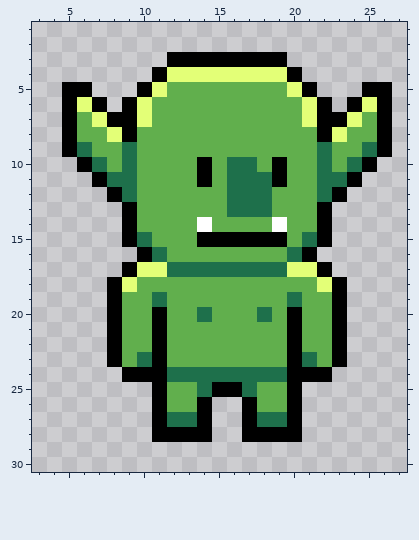
File history of a pixel-art sprite, Goblin King/Assets/Resources/Art/Goblin.png. The picture above is the old version.
The file is 32x32 pixels. Shown: x 3..27, y 1..30.
Now the later version:
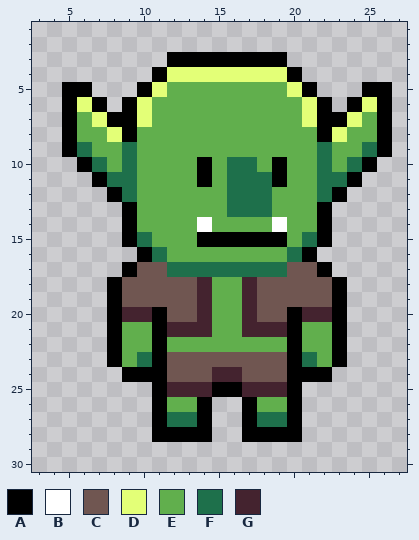
Palette (. is transparent): A #000000  B #ffffff  C #705651  D #e3ff77  E #61af4d  F #1e704b  G #44232f
The exact change:
{"y":17,"x":10,"old":"DD","new":"CC"}
{"y":17,"x":20,"old":"DD","new":"CC"}
{"y":18,"x":9,"old":"DEEEEE","new":"CCCCCG"}
{"y":18,"x":17,"old":"EEEEED","new":"GCCCCC"}
{"y":19,"x":9,"old":"EEFEEE","new":"CCCCCG"}
{"y":19,"x":17,"old":"EEEFEE","new":"GCCCCC"}
{"y":20,"x":9,"old":"EE","new":"GG"}
{"y":20,"x":12,"old":"EEF","new":"CCG"}
{"y":20,"x":17,"old":"EFE","new":"GCC"}
{"y":20,"x":21,"old":"EE","new":"GG"}
{"y":21,"x":12,"old":"EEE","new":"GGG"}
{"y":21,"x":17,"old":"EEE","new":"GGG"}
{"y":23,"x":12,"old":"EEEEEEEE","new":"CCCCCCCC"}
{"y":24,"x":12,"old":"FFFFFFFF","new":"CCCGGCCC"}
{"y":25,"x":12,"old":"EEF","new":"GGG"}
{"y":25,"x":17,"old":"FEE","new":"GGG"}
{"label":"changed","picture_box":[122,262,332,397]}
